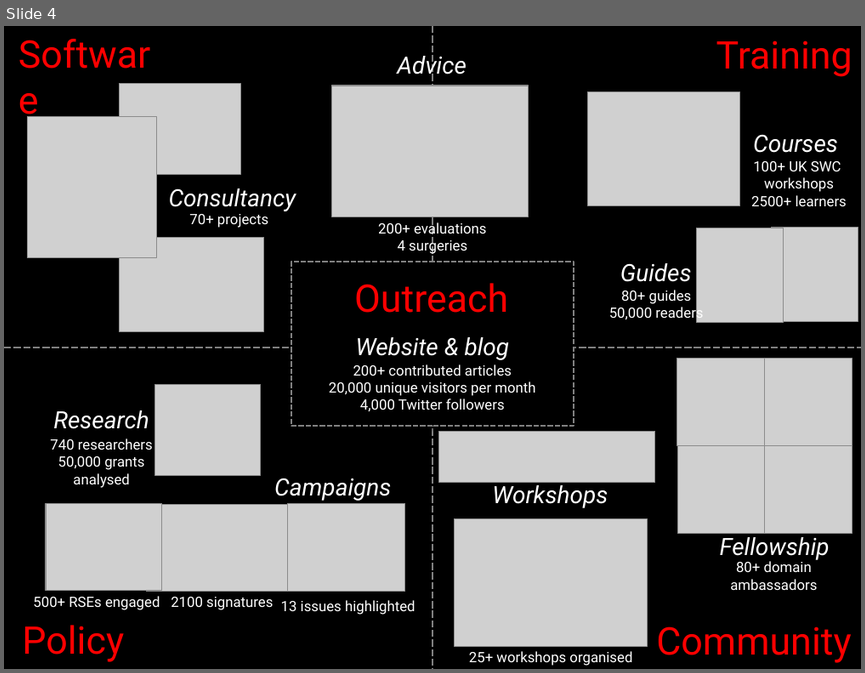
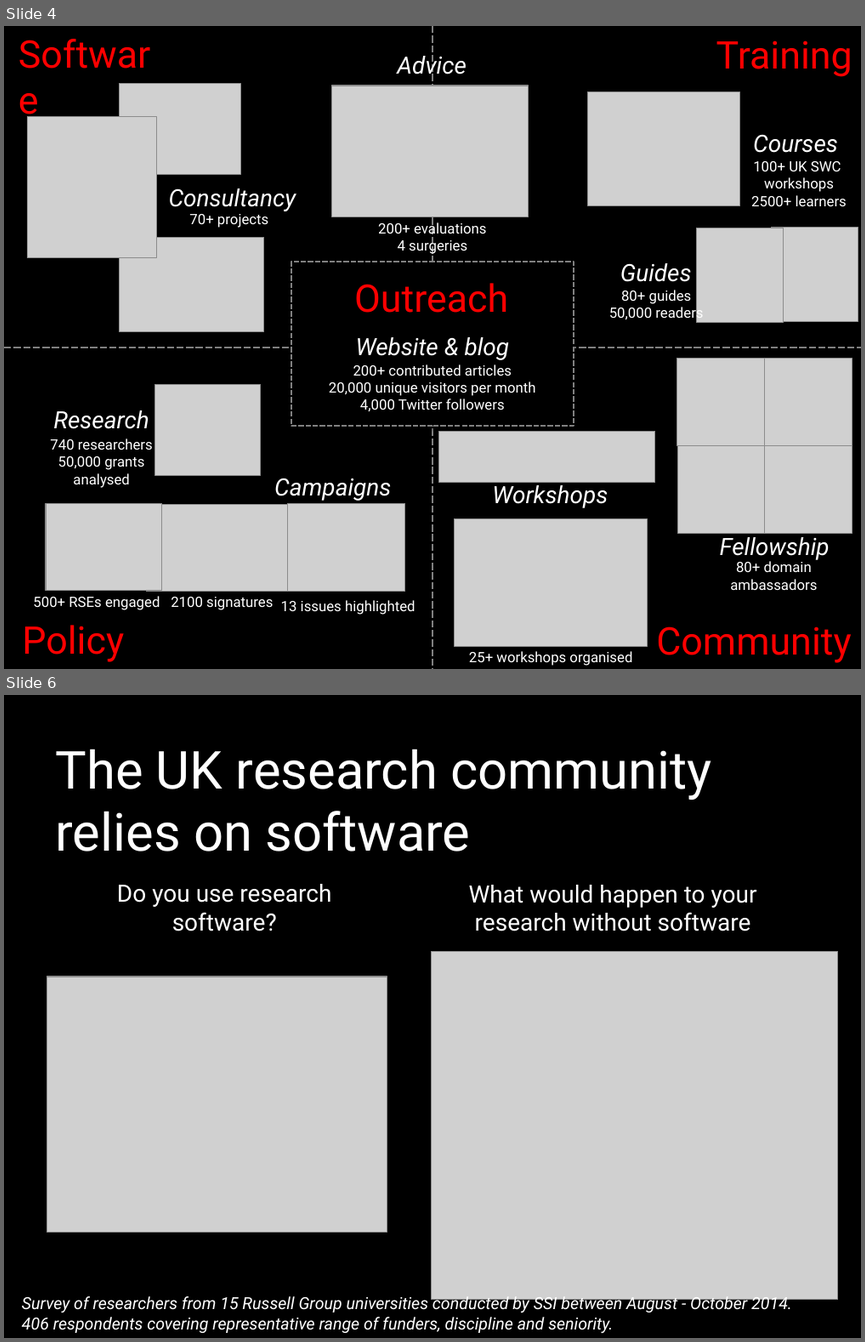
Before and after one commit to softwaresaved/outreach-materials, a slide deck: presentations/SSI Introduction.pptx. Shown one above the other, each under a label of ours: slide 4 before the commit, slides 4 and 6 after it; the slides between them are not shown. The pictures are 865x673 and 865x1342 pixels, drawn with LibreOffice and Linux fonts; fonts in the diff are those of the drawing; grey boxes stand for pictures. Boxes give left, top, right and bottom in pixels: in the first picture for what was removed or moved away, otherwise in the second. Text is boxed around its words. In the diff, an @@ line names an element or a change of style, - is before the commit and + after.

Commit message:
Added 2014 survey slides

```diff
--- a/presentations/SSI Introduction.pptx
+++ b/presentations/SSI Introduction.pptx
@@ slide 6 added at bbox=[4, 695, 861, 1338], background #000000 @@
@@ title added at bbox=[55, 749, 711, 851], 44 pt, text #FFFFFF @@
+The UK research community
+relies on software
@@ text added at bbox=[117, 884, 331, 931], 20 pt, text #FFFFFF @@
+Do you use research software?
@@ text added at bbox=[469, 885, 757, 931], 20 pt, text #FFFFFF @@
+What would happen to your research without software
@@ picture added at bbox=[432, 951, 838, 1299] @@
@@ picture added at bbox=[46, 976, 387, 1231] @@
@@ text added at bbox=[22, 1293, 792, 1333], 14 pt, text #FFFFFF, italic @@
+Survey of researchers from 15 Russell Group universities conducted by SSI between August - October 2014.
+406 respondents covering representative range of funders, discipline and seniority.
```
Also in this commit, not shown: 3 other slides added, 1 other file.
